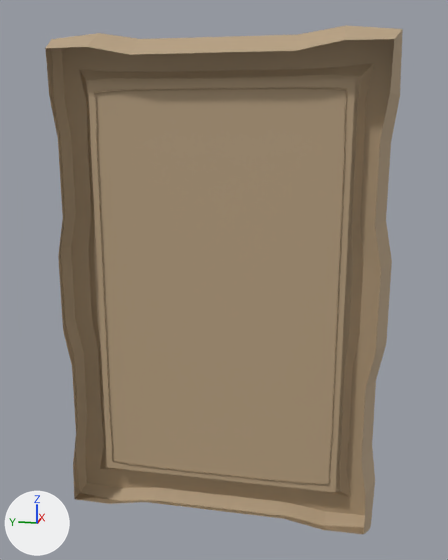
A saved change to the FBX model BlindNight/Assets/Models/Painting01.fbx.
Rendered twice from a 50 mm lens placed at (-7.6, -0.49, 4.14), pointed at (-4.7, 0.09, 3.42). Arrows for +X, +Y and +Z are at lower left; the lights stay in place. Where no turn or scale is listed for an object, it has been applied to the vertices.

Names of what the first picture shows: 'Painting01'.
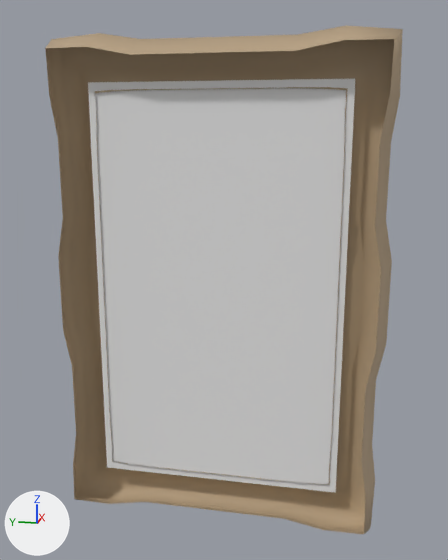
The newer file is also turned or shifted as a whole; pictures and numbers use the older file's frame.

What differs and where, as boxes (x1, y1, x2, y2) in the pictures (448 x 560 px):
part 1 of me_painting01_mesh_001, recoloured: (88, 79, 355, 493) in both

The change, as a diff of the scene's bpy script:
```diff
--- a/BlindNight/Assets/Models/Painting01.fbx.py
+++ b/BlindNight/Assets/Models/Painting01.fbx.py
@@ mat_white_m @@
+mat_white_m = principled_material('White_M')
+mat_white_m.base_color = (0.8, 0.8, 0.8)  # white #e7e7e7
+mat_white_m.roughness = 0.69
@@ me_painting01_mesh_001 @@
 me_painting01_mesh_001.from_pydata(...)  # 233 vertices, 196 faces; spans x -0.1..0.1, y -0.82..0.82, z -1.23..1.23
 # used by ob_painting01; location = (-4.73, 0.122, 3.338)
+# me_painting01_mesh_001 part 1: all 4 faces centred in x 0.02, y -0.31..0.31, z -0.5..0.5 switch from mat_painting01_m (beige #b8a080) to mat_white_m (white #e7e7e7)
```
